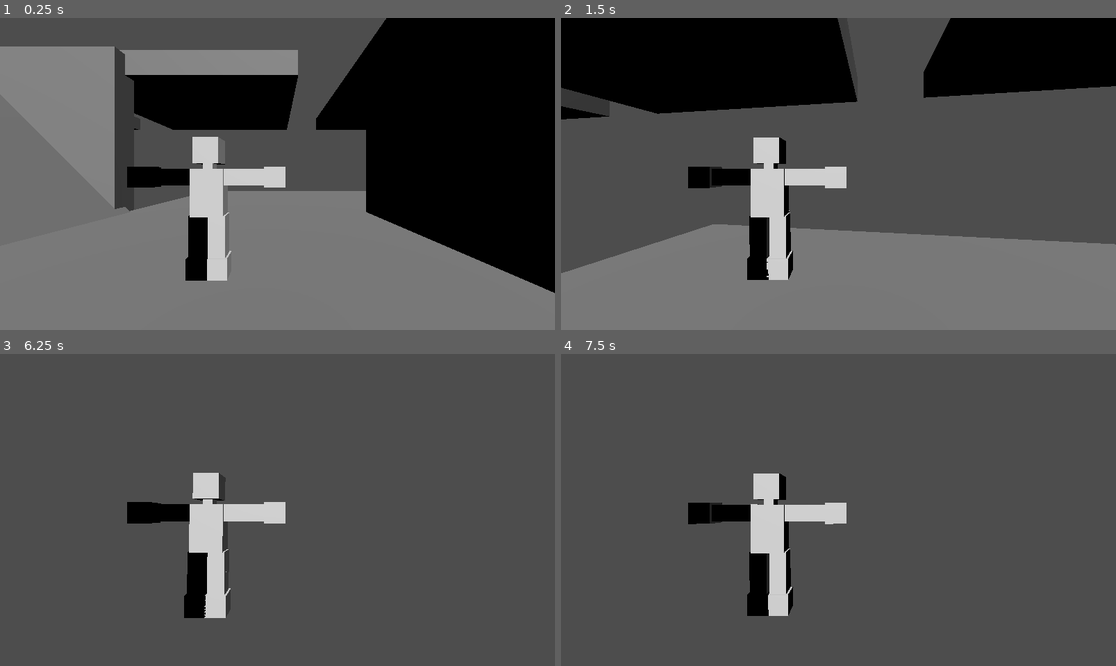
Above: before the commit, frames 1-4 (two rows, left to right).
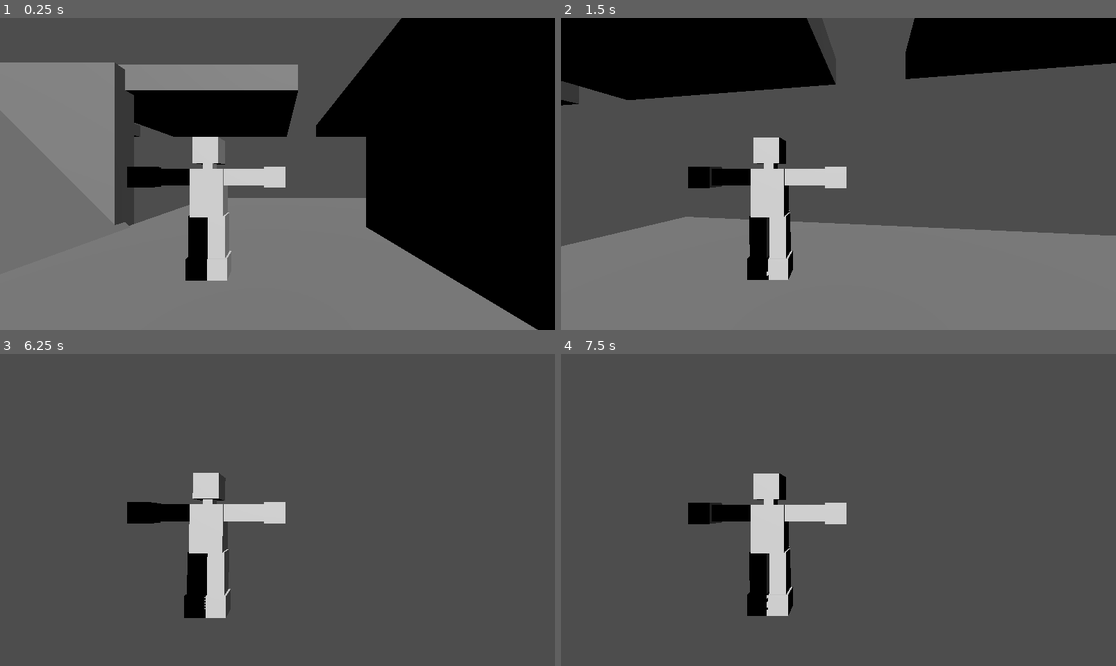
Above: after the commit, the same moments.

Repository: KingKuu/BugSlayer
Game: Godot game, scene res://scenes/world.tscn
Same seed, same stepped clock (60 frames per second), same inputs: the game is played once before the commit and once after it. The project has no main scene, so this scene is started directly.
Inputs (mouse positions are in pixels of both pictures, inside the frame that each line leads up to):
- Up to frame 1 (0.25 s): no input
- Up to frame 2 (1.5 s): move the mouse to (866, 174) at 0.52 s; hold Shift (crouch, bound only after the commit) 0.53-1.28 s; hold W (up) from 0.53 s (still down); tap Space (jump) at 0.77, 0.8, 1.07, 1.35 s; move the mouse to (810, 174) at 1.27 s
- Up to frame 3 (6.25 s): tap Space (jump) at 1.52, 1.82, 2.3, 3.02, 3.32, 3.5, 4.52, 4.82, 5, 5.3, 5.85, 6.02 s; tap Shift (crouch, bound only after the commit) at 1.55, 2.85, 4.35, 6.05 s; move the mouse to (288, 503) at 2.02 s; hold Shift (crouch, bound only after the commit) 2.03-2.78 s; tap Enter at 2.75, 4.25, 5.75 s; move the mouse to (271, 516) at 2.77 s; move the mouse to (316, 513) at 3.52 s; hold Space (jump) 3.53-4.28 s; move the mouse to (233, 506) at 4.27 s; move the mouse to (283, 510) at 5.02 s; hold Shift (crouch, bound only after the commit) 5.03-5.78 s; move the mouse to (255, 503) at 5.77 s; release W (up) at 5.78 s; hold D (right) from 5.78 s (still down)
- Up to frame 4 (7.5 s): tap Space (jump) at 6.32, 6.5, 6.77, 6.8, 7.07 s; move the mouse to (866, 510) at 6.52 s; release D (right) at 6.53 s; hold Shift (crouch, bound only after the commit) 6.53-7.28 s; hold W (up) from 6.53 s (still down); move the mouse to (810, 510) at 7.27 s; tap Shift (crouch, bound only after the commit) at 7.35 s

The runs differ from the first frame. In frame 1, 10% of the frame differs, in the area x 0-100%, y 0-100%; in frame 2, 10%, in the area x 0-100%, y 0-84%; in frame 3, less than 0.1%; in frame 4, less than 0.1%.

Commit message:
Day 4: crouch, slide and jump
-fixed jumping to be smoother
-added crouching
-pressing crouch while moving makes you slide
-mapped crouch to shift
-removed debugging code

Diff:
--- /dev/null
+++ b/entities/enemy.tscn
@@ -0,0 +1,13 @@
+[gd_scene format=3 uid="uid://ce3rj0n0rp5ux"]
+
+[sub_resource type="BoxMesh" id="BoxMesh_c8u6y"]
+
+[sub_resource type="BoxShape3D" id="BoxShape3D_c8u6y"]
+
+[node name="Enemy" type="CharacterBody3D" unique_id=397631498]
+
+[node name="MeshInstance3D" type="MeshInstance3D" parent="." unique_id=573374258]
+mesh = SubResource("BoxMesh_c8u6y")
+
+[node name="CollisionShape3D" type="CollisionShape3D" parent="." unique_id=1532696246]
+shape = SubResource("BoxShape3D_c8u6y")
--- a/entities/player.tscn
+++ b/entities/player.tscn
@@ -17,3 +17,18 @@
 
 [node name="StepAudio" type="AudioStreamPlayer3D" parent="." unique_id=2138465357]
 stream = ExtResource("3_e4p34")
+
+[node name="CoyoteTimer" type="Timer" parent="." unique_id=224145415]
+process_callback = 0
+wait_time = 0.15
+one_shot = true
+
+[node name="JumpBufferTimer" type="Timer" parent="." unique_id=655092718]
+process_callback = 0
+wait_time = 0.15
+one_shot = true
+
+[node name="SlideTimer" type="Timer" parent="." unique_id=1947467898]
+process_callback = 0
+wait_time = 1.5
+one_shot = true
--- a/project.godot
+++ b/project.godot
@@ -41,6 +41,11 @@
 "events": [Object(InputEventKey,"resource_local_to_scene":false,"resource_name":"","device":-1,"window_id":0,"alt_press …(192 unchanged characters)…
 ]
 }
+crouch={
+"deadzone": 0.2,
+"events": [Object(InputEventKey,"resource_local_to_scene":false,"resource_name":"","device":-1,"window_id":0,"alt_pressed":false,"shift_pressed":false,"ctrl_pressed":false,"meta_pressed":false,"pressed":false,"keycode":0,"physical_keycode":4194325,"key_label":0,"unicode":0,"location":0,"echo":false,"script":null)
+]
+}
 
 [physics]
 
--- a/scripts/player.gd
+++ b/scripts/player.gd
@@ -7,12 +7,12 @@
 
 func _physics_process(delta: float) -> void:
 
-	# HORIZONTAL MOVE CALCULATIONS
+	# HORIZONTAL MOVE INPUT CALCULATIONS
 	inputDirection = Vector2(
 		Input.get_action_strength("right") - Input.get_action_strength("left"),
 		Input.get_action_strength("down") - Input.get_action_strength("up")
 		)
-	# HORIZONTAL MOVE CALCULATIONS
+	# HORIZONTAL MOVE INPUT CALCULATIONS
 
 	# ROTATE CHARACTER TO FACE AWAY FROM CAMERA
 	rotation.y = camera.rotation.y
@@ -22,24 +22,63 @@
 	moveDirection = (transform.basis * Vector3(inputDirection.x, 0, inputDirection.y)).normalized()
 	# MAKE PLAYER MOVE FORWARD BASED ON ROTATION
 
+	# FORGIVENESS TIMERS
+	if is_on_floor():
+		$CoyoteTimer.start()
+
+	if Input.is_action_just_pressed("jump"):
+		$JumpBufferTimer.start()
+	# FORGIVENESS TIMERS
+
+	# SLIDE
+	if Input.is_action_just_pressed("crouch") and moveDirection.length() != 0:
+		$SlideTimer.start()
+	# SLIDE
+
 	# GRAVITY CALCULATIONS
 	if not is_on_floor():
-		velocity += get_gravity()
+		# FALLING
+		if velocity.y < 0:
+			velocity += get_gravity() * 3.5 * delta
+		# FALLING
+		# VARIABLE JUMP HEIGHT
+		elif velocity.y > 0 and not Input.is_action_pressed("jump"):
+			velocity += get_gravity() * 4.0 * delta
+		# VARIABLE JUMP HEIGHT
+		# STANDARD GRAVITY
+		else:
+			velocity += get_gravity() * delta
+		# STANDARD GRAVITY
 	# GRAVITY CALCULATIONS
 
 	# JUMP CALCULATIONS
-	if Input.is_action_just_pressed("jump") and is_on_floor():
-		velocity.y = 100
-	if Input.is_action_just_released("jump") and velocity.y > 0:
-		velocity.y = velocity.y * 0.5
+	if $JumpBufferTimer.time_left > 0 and $CoyoteTimer.time_left >  0:
+		velocity.y = 10.0
+		$JumpBufferTimer.stop()
+		$CoyoteTimer.stop()
+		$SlideTimer.stop()
 	# JUMP CALCULATIONS
 
 	# FOOTSTEPS
-	if velocity.x or velocity.z:
-		$StepAudio.play()
+	if (velocity.x != 0 or velocity.z != 0) and is_on_floor():
+		if not $StepAudio.playing:
+			$StepAudio.play()
 	# FOOTSTEPS
 
-	velocity.x = moveDirection.x * 10
-	velocity.z = moveDirection.z * 10
+	# FINAL VELOCITY CALCULATIONS
+	if is_on_floor():
+		if $SlideTimer.time_left > 0:
+			velocity.x = lerp(velocity.x, moveDirection.x * 18.0, 0.1)
+			velocity.z = lerp(velocity.z, moveDirection.z * 18.0, 0.1)
+		elif Input.is_action_pressed("crouch"):
+			velocity.x = lerp(velocity.x, moveDirection.x * 4.0, 0.2)
+			velocity.z = lerp(velocity.z, moveDirection.z * 4.0, 0.2)
+		else:
+			velocity.x = lerp(velocity.x, moveDirection.x * 10.0, 0.2)
+			velocity.z = lerp(velocity.z, moveDirection.z * 10.0, 0.2)
+	else:
+		velocity.x = lerp(velocity.x, moveDirection.x * 10.0, 0.02)
+		velocity.z = lerp(velocity.z, moveDirection.z * 10.0, 0.02)
+	# FINAL VELOCITY CALCULATIONS
 
 	move_and_slide()
